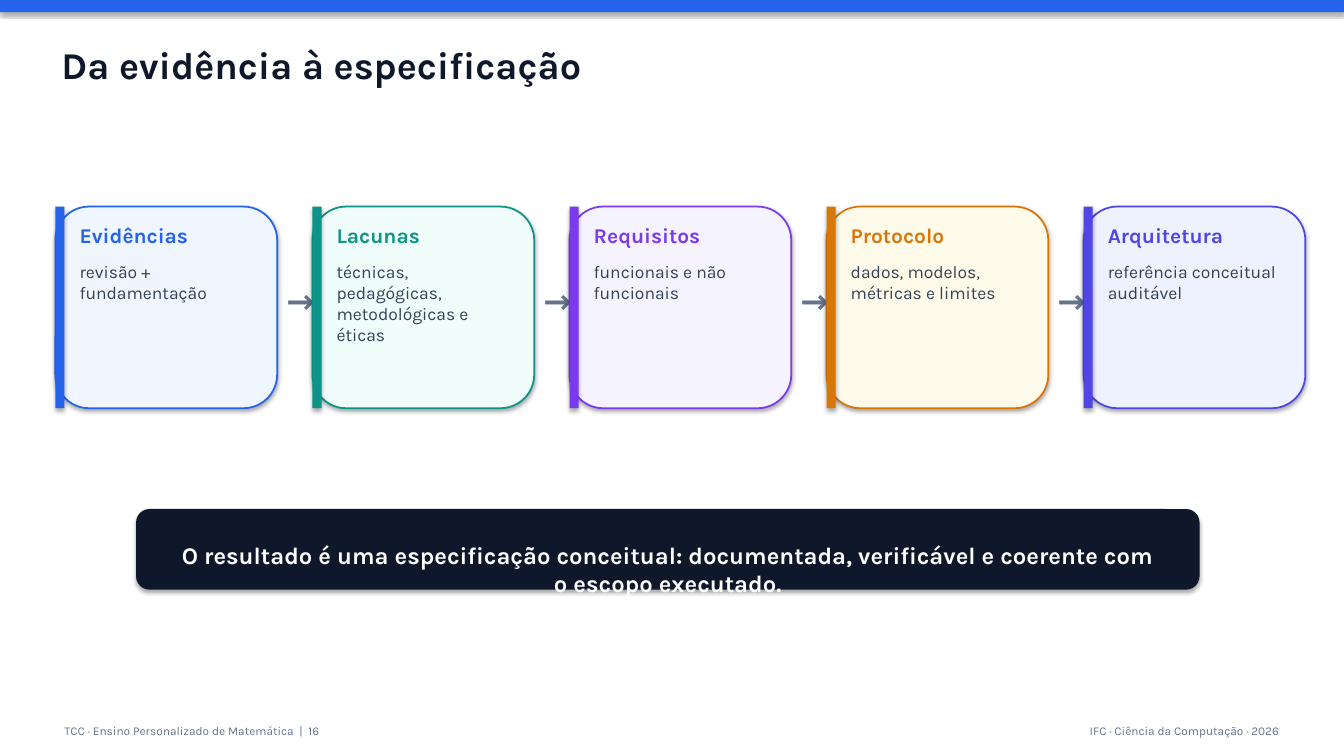
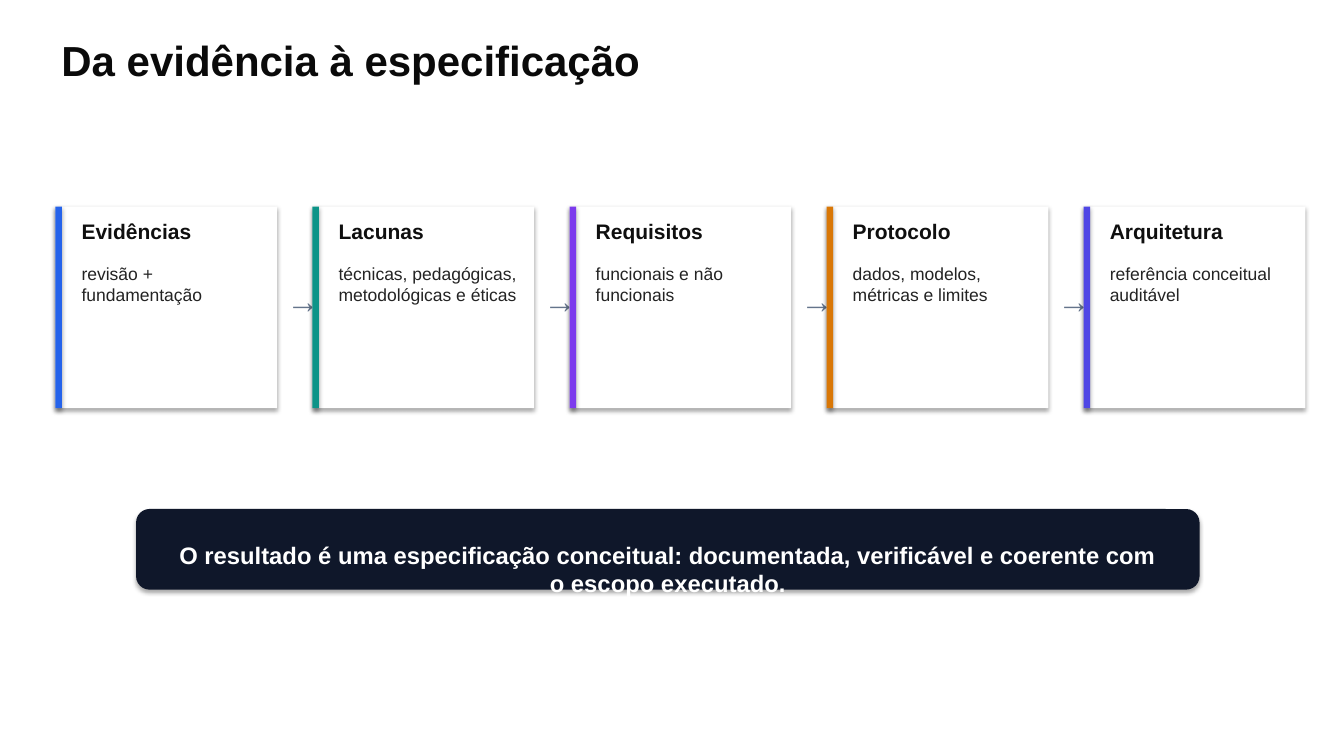
Before and after one commit to thalesfb/ccw, a slide deck: slide 16 of results/tcc/presentation/ensino_personalizado_de_matematica_tcc.pptx. Drawn at 1344x756 pixels with LibreOffice and Linux fonts; fonts in the diff are those of the drawing. Boxes give left, top, right and bottom in pixels: in the first picture for what was removed or moved away, otherwise in the second. Text is boxed around its words. In the diff, an @@ line names an element or a change of style, - is before the commit and + after.

Commit message:
🎨 style(presentation): align TCC deck with PTC visual language (#69)

```diff
--- a/results/tcc/presentation/ensino_personalizado_de_matematica_tcc.pptx
+++ b/results/tcc/presentation/ensino_personalizado_de_matematica_tcc.pptx
@@ rectangle removed at [0, 0, 1344, 12] @@
@@ text "Da evidência à especificação" at [61, 44, 640, 84]: size 27 to 30 pt, font Karla to Arial, text colour #0F172A to #0A0A0A @@
@@ rounded rectangle removed at [55, 207, 277, 408] @@
@@ rectangle added at [55, 207, 277, 408], fill #FFFFFF @@
@@ rounded rectangle removed at [313, 207, 534, 408] @@
@@ rectangle added at [313, 207, 534, 408], fill #FFFFFF @@
@@ rounded rectangle removed at [570, 207, 791, 408] @@
@@ rectangle added at [570, 207, 791, 408], fill #FFFFFF @@
@@ rounded rectangle removed at [827, 207, 1049, 408] @@
@@ rectangle added at [827, 207, 1049, 408], fill #FFFFFF @@
@@ rounded rectangle removed at [1084, 207, 1306, 408] @@
@@ rectangle added at [1084, 207, 1306, 408], fill #FFFFFF @@
@@ text "Evidências" at [82, 223, 192, 240]: font Karla to Arial, text colour #2563EB to #0F0F0F @@
@@ text "Lacunas" at [339, 224, 424, 240]: font Karla to Arial, text colour #0D9488 to #0F0F0F @@
@@ text "Requisitos" at [596, 223, 703, 244]: font Karla to Arial, text colour #7C3AED to #0F0F0F @@
@@ text "Protocolo" at [853, 223, 951, 240]: font Karla to Arial, text colour #D97706 to #0F0F0F @@
@@ text "Arquitetura" at [1110, 223, 1223, 244]: font Karla to Arial, text colour #4F46E5 to #0F0F0F @@
@@ font Karla to Arial, text colour #334155 to #232323 in 5 elements at [853, 267, 988, 301], [82, 267, 203, 305], [339, 267, 517, 305], [596, 267, 723, 301], [1110, 267, 1271, 301] @@
@@ font Karla to Arial in 5 elements at [179, 546, 1155, 598], [280, 274, 319, 310], [537, 274, 576, 310], [795, 274, 833, 310], [1052, 274, 1090, 310] @@
@@ text removed at [64, 726, 319, 735] @@
-TCC · Ensino Personalizado de Matemática | 16
@@ text removed at [1090, 726, 1279, 738] @@
-IFC · Ciência da Computação · 2026
```
Also in this commit, not shown: 18 other slides changed, 2 other files.
